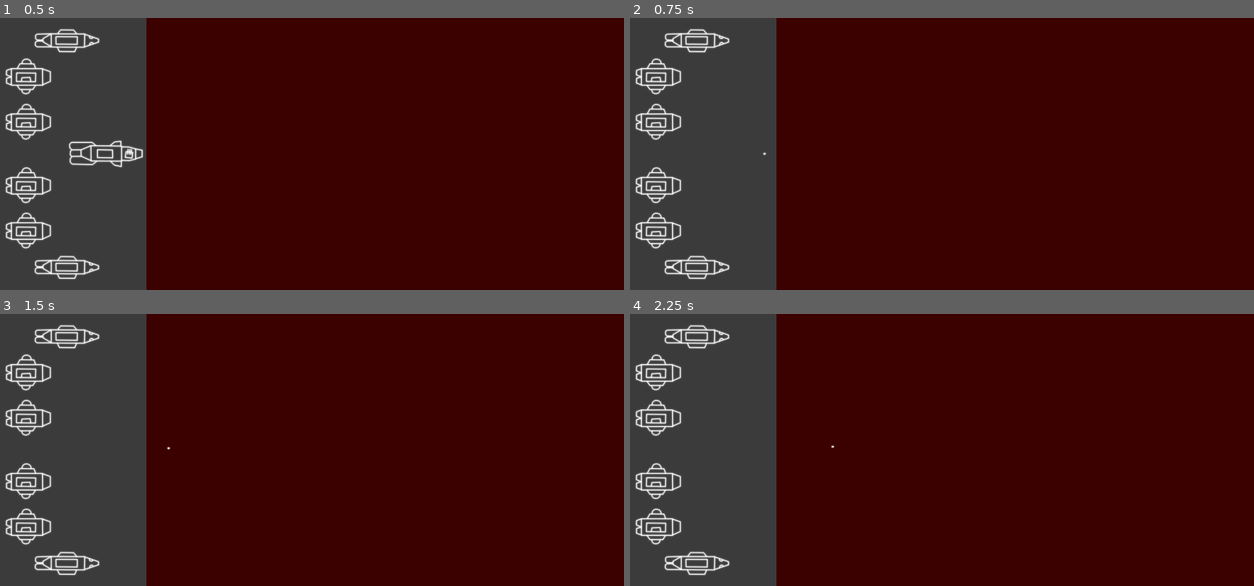
Above: before the commit, frames 1-4 (two rows, left to right).
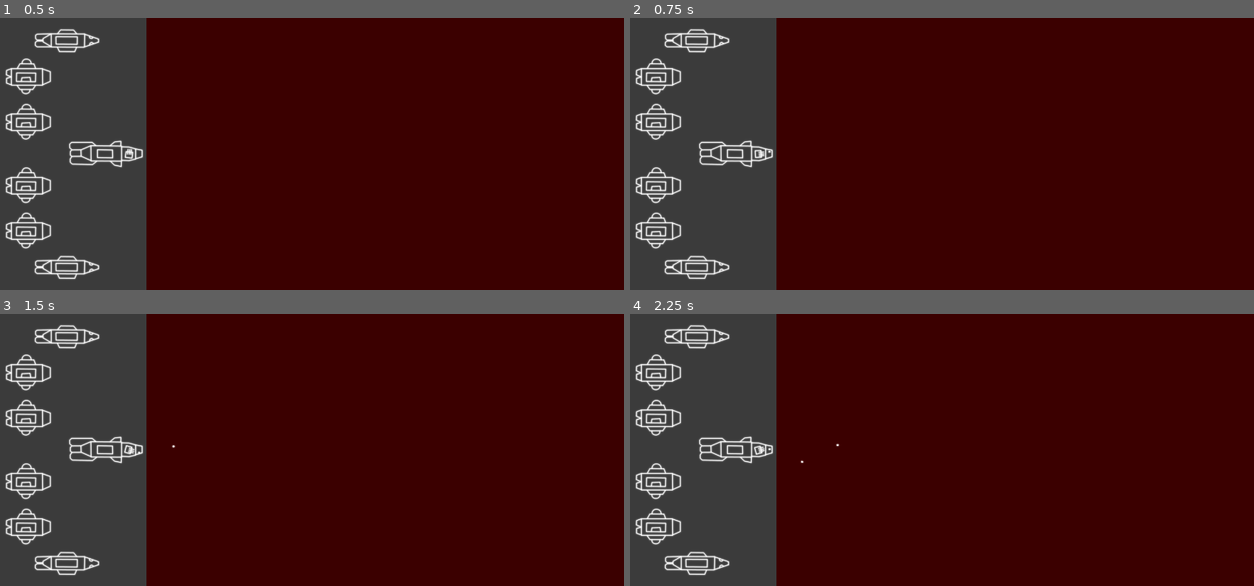
Above: after the commit, the same moments.

Repository: couaky/crossing-the-field
Game: Godot game, scene res://main/Main.tscn
Same seed, same stepped clock (60 frames per second), same inputs: the game is played once before the commit and once after it.
Inputs (mouse positions are in pixels of both pictures, inside the frame that each line leads up to):
- Up to frame 1 (0.5 s): no input
- Up to frame 2 (0.75 s): tap Enter at 0.5 s; move the mouse to (1073, 140) at 0.52 s; tap Q (fire_cannons) at 0.6 s
- Up to frame 3 (1.5 s): tap Space at 1.25 s; move the mouse to (180, 463) at 1.27 s; tap Q (fire_cannons) at 1.35 s
- Up to frame 4 (2.25 s): tap Enter at 2 s; move the mouse to (998, 390) at 2.02 s; tap Q (fire_cannons) at 2.1 s

Frame 1 is identical in both runs. In frame 2, 0.5% of the frame differs, in the area x 10-23%, y 45-55%; in frame 3, 0.5%; in frame 4, 0.5%, in the area x 10-34%, y 45-55%.
Error before the commit: Attempt to call function 'look_at' in base 'previously freed instance' on a null instance. (res://components/PlayerFleet.gd:28)

Commit message:
Setup layers + fire cannons

Diff:
--- a/components/Asteroid.gd
+++ b/components/Asteroid.gd
@@ -22,7 +22,7 @@
 	velocity = rand_range(min_velocity, max_velocity)
 
 
-func _physics_process(delta: float):
+func _process(delta: float):
 	rotation += rotation_speed * delta
 	position += direction * velocity * delta
 
--- a/components/Asteroid.tscn
+++ b/components/Asteroid.tscn
@@ -7,6 +7,8 @@
 radius = 11.0
 
 [node name="Asteroid" type="Area2D"]
+collision_layer = 2
+collision_mask = 7
 script = ExtResource( 2 )
 
 [node name="Sprite" type="Sprite" parent="."]
--- a/components/CannonShell.gd
+++ b/components/CannonShell.gd
@@ -1,6 +1,7 @@
 extends Area2D
 
 
+var epsilon = 0.1
 var target: Vector2 = Vector2.ZERO
 var direction: Vector2 = Vector2.ZERO
 var speed: float = 100
@@ -11,5 +12,17 @@
 	direction = (target - position).normalized()
 
 
+func _detonate():
+	queue_free()
+
+
 func _process(delta):
-	position += direction * speed * delta
+	var distance_to_target = position.distance_to(target)
+	if distance_to_target < epsilon:
+		return _detonate()
+
+	position += direction * min(speed * delta, distance_to_target)
+
+
+func _on_CannonShell_area_shape_entered(area_rid, area, area_shape_index, local_shape_index):
+	_detonate()
--- a/components/CannonShell.tscn
+++ b/components/CannonShell.tscn
@@ -8,6 +8,8 @@
 height = 2.0
 
 [node name="CannonShell" type="Area2D"]
+collision_layer = 4
+collision_mask = 6
 script = ExtResource( 2 )
 
 [node name="Sprite" type="Sprite" parent="."]
@@ -17,3 +19,5 @@
 [node name="CollisionShape2D" type="CollisionShape2D" parent="."]
 rotation = 1.5708
 shape = SubResource( 1 )
+
+[connection signal="area_shape_entered" from="." to="." method="_on_CannonShell_area_shape_entered"]
--- a/components/PlayerFleet.gd
+++ b/components/PlayerFleet.gd
@@ -4,21 +4,31 @@
 export var cannon_shell: PackedScene
 
 var min_x_cursor = 350
+var number_of_cannons = 3
 
 var turret_node: Node2D
+var spawn_points: Array # Of Position2D
+var spawn_cannon_index: int = 0
 
 
 func _fire_cannon(shot_target: Vector2):
 	print("Shoot at %s" % shot_target)
+	var spawn_point = spawn_points[spawn_cannon_index]
 	var created_shell = cannon_shell.instance()
 	add_child(created_shell)
-	created_shell.global_position = turret_node.global_position
-	created_shell.global_rotation = turret_node.global_rotation
+	created_shell.global_position = spawn_point.global_position
+	created_shell.global_rotation = spawn_point.global_rotation
 	created_shell.fire_at(shot_target)
+	spawn_cannon_index = (spawn_cannon_index + 1) % number_of_cannons
 
 
 func _ready():
 	turret_node = $Cruiser/SpriteTurret
+	spawn_points = [
+		$Cruiser/SpriteTurret/CannonLeft,
+		$Cruiser/SpriteTurret/CannonMiddle,
+		$Cruiser/SpriteTurret/CannonRight
+	]
 
 
 func _process(delta):
--- a/components/PlayerFleet.tscn
+++ b/components/PlayerFleet.tscn
@@ -25,6 +25,7 @@
 
 [node name="Cruiser" type="Area2D" parent="."]
 position = Vector2( 260, 300 )
+collision_mask = 2
 script = ExtResource( 4 )
 
 [node name="SpriteHull" type="Sprite" parent="Cruiser"]
@@ -36,12 +37,21 @@
 scale = Vector2( 0.35, 0.35 )
 texture = ExtResource( 5 )
 
+[node name="CannonLeft" type="Position2D" parent="Cruiser/SpriteTurret"]
+position = Vector2( 31.4286, -11.4286 )
+
+[node name="CannonMiddle" type="Position2D" parent="Cruiser/SpriteTurret"]
+position = Vector2( 31.4286, 0 )
+
+[node name="CannonRight" type="Position2D" parent="Cruiser/SpriteTurret"]
+position = Vector2( 31.4286, 11.4285 )
+
 [node name="CollisionPolygon2D" type="CollisionPolygon2D" parent="Cruiser"]
 polygon = PoolVector2Array( -78, -26, 34, -28, 81, -9, 81, 7, 35, 28, -77, 23 )
 
 [node name="EscortA" type="Area2D" parent="."]
 position = Vector2( 175, 50 )
-scale = Vector2( 1, 1 )
+collision_mask = 2
 script = ExtResource( 4 )
 
 [node name="Sprite" type="Sprite" parent="EscortA"]
@@ -53,7 +63,7 @@
 
 [node name="EscortB" type="Area2D" parent="."]
 position = Vector2( 175, 550 )
-scale = Vector2( 1, 1 )
+collision_mask = 2
 script = ExtResource( 4 )
 
 [node name="Sprite" type="Sprite" parent="EscortB"]
@@ -65,6 +75,7 @@
 
 [node name="CargoA" type="Area2D" parent="."]
 position = Vector2( 90, 130 )
+collision_mask = 2
 script = ExtResource( 4 )
 
 [node name="Sprite" type="Sprite" parent="CargoA"]
@@ -76,6 +87,7 @@
 
 [node name="CargoB" type="Area2D" parent="."]
 position = Vector2( 90, 230 )
+collision_mask = 2
 script = ExtResource( 4 )
 
 [node name="Sprite" type="Sprite" parent="CargoB"]
@@ -87,6 +99,7 @@
 
 [node name="CargoC" type="Area2D" parent="."]
 position = Vector2( 90, 370 )
+collision_mask = 2
 script = ExtResource( 4 )
 
 [node name="Sprite" type="Sprite" parent="CargoC"]
@@ -98,6 +111,7 @@
 
 [node name="CargoD" type="Area2D" parent="."]
 position = Vector2( 90, 470 )
+collision_mask = 2
 script = ExtResource( 4 )
 
 [node name="Sprite" type="Sprite" parent="CargoD"]
--- /dev/null
+++ b/components/ShockWave.tscn
@@ -0,0 +1,12 @@
+[gd_scene load_steps=2 format=2]
+
+[sub_resource type="CircleShape2D" id=1]
+
+[node name="ShockWave" type="Area2D"]
+
+[node name="CollisionShape2D" type="CollisionShape2D" parent="."]
+shape = SubResource( 1 )
+
+[node name="Sprite" type="Sprite" parent="."]
+
+[node name="AnimationPlayer" type="AnimationPlayer" parent="."]
--- a/main/Main.gd
+++ b/main/Main.gd
@@ -3,11 +3,10 @@
 
 # TODOs
 #	Finalize cannon shots
-#		Layer management for collisions
-#		Fire at correct location
-#		Explose at target
-#		Explose at contact
-#		Reload management ?
+#		Create the shockwave sprite
+#		Explosion logic (shockwave + explosion)
+#		Reload management
+#	Having a proper target icon
 #	Next steps
 
 
--- a/project.godot
+++ b/project.godot
@@ -32,6 +32,12 @@
  ]
 }
 
+[layer_names]
+
+2d_physics/layer_1="Ships"
+2d_physics/layer_2="Asteroids"
+2d_physics/layer_3="Weapons"
+
 [physics]
 
 common/enable_pause_aware_picking=true
